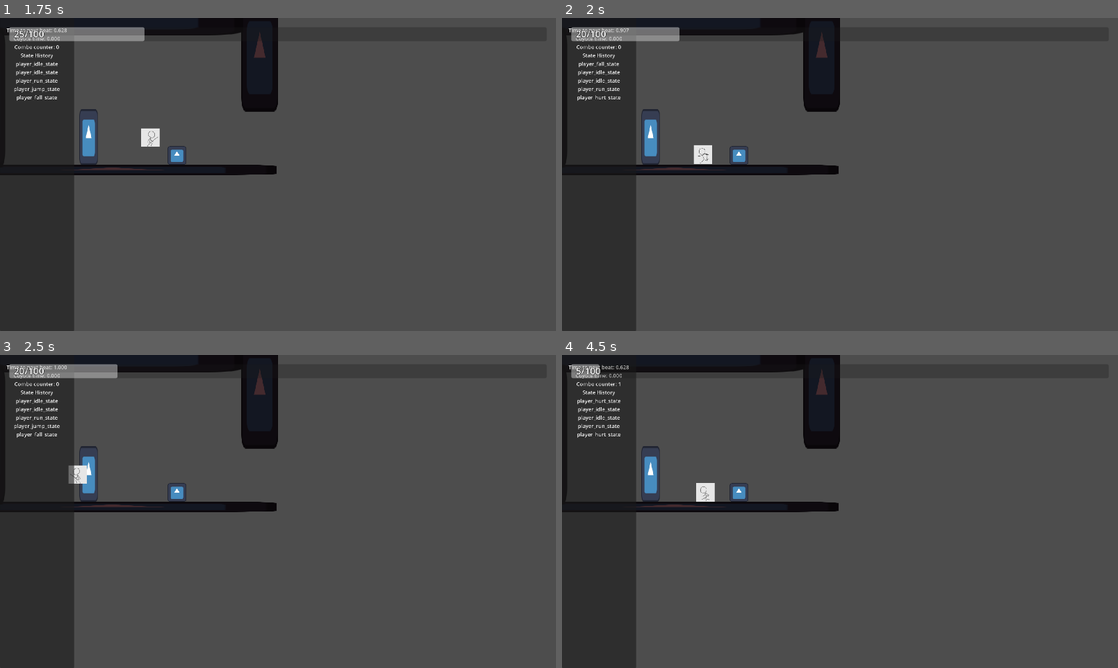
Above: before the commit, frames 1-4 (two rows, left to right).
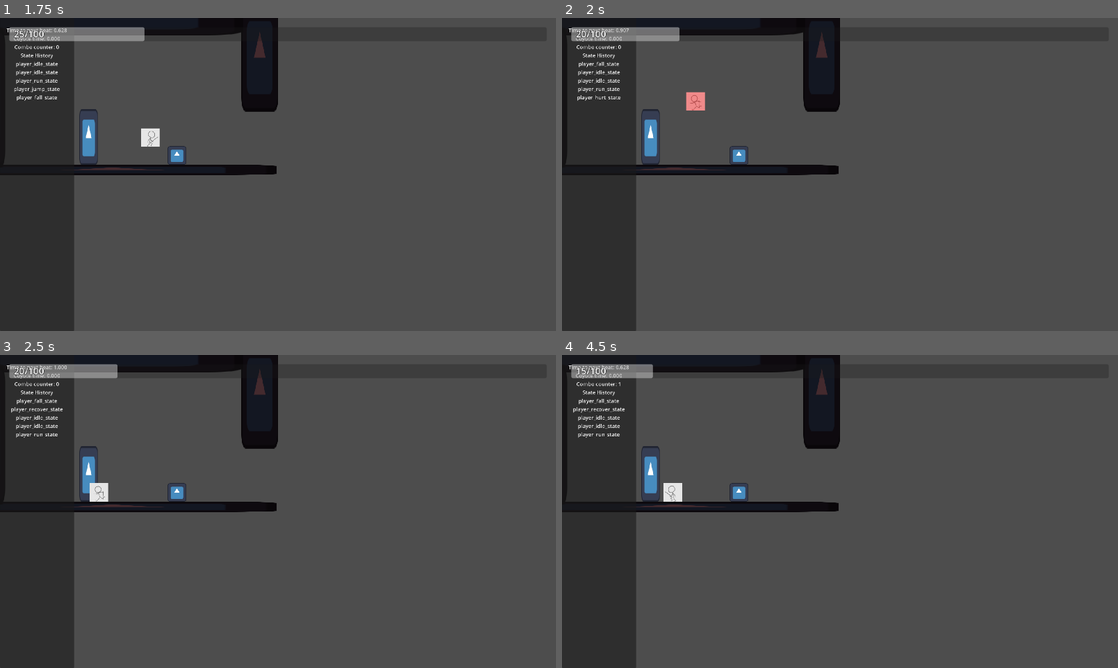
Above: after the commit, the same moments.

Repository: veggie-works/star-gazer
Game: Godot game, scene res://scenes/main.tscn
The game is run twice, just before and just after one commit, with the same random seed, the same clock (stepped at 60 frames per second) and the same inputs. The engine's default icon, where the game draws it, is replaced by a stand-in: a white triangle on a blue panel in a dark square. Sound files missing from this copy of the repository are replaced by a short silence.
Inputs (mouse positions are in pixels of both pictures, inside the frame that each line leads up to):
- Up to frame 1 (1.75 s): click "Start" at 0.5 s; tap Enter at 1.25 s; move the mouse to (400, 158) at 1.27 s; hold Right (move_right) from 1.28 s (still down); hold X (attack) from 1.28 s (still down); click (400, 158) at 1.42 s; tap Z (jump) at 1.52 s; tap L (block) at 1.55 s
- Up to frame 2 (2 s): keep holding Right (move_right); keep holding X (attack); tap Z (jump) at 1.82 s
- Up to frame 3 (2.5 s): move the mouse to (166, 527) at 2.02 s; release Right (move_right) at 2.03 s; release X (attack) at 2.03 s; hold Left (move_left) from 2.03 s (still down); tap L (block) at 2.1 s; tap Z (jump) at 2.27, 2.3 s
- Up to frame 4 (4.5 s): tap Z (jump) at 2.57, 3.77, 4.07 s; move the mouse to (895, 442) at 2.77 s; release Left (move_left) at 2.78 s; hold Z (jump) 2.78-3.53 s; hold Right (move_right) 2.78-4.28 s; tap X (attack) at 3.05, 3.6 s; move the mouse to (812, 574) at 3.52 s; click (812, 574) at 3.67 s; tap L (block) at 3.8 s; move the mouse to (1006, 558) at 4.27 s; hold Left (move_left) from 4.28 s (still down); hold L (block) from 4.28 s (still down)

Frame 1 is identical in both runs. In frame 2, 0.4% of the frame differs, in the area x 22-27%, y 23-47%; in frame 3, 0.7%; in frame 4, 1.1%, in the area x 2-28%, y 2-47%.

Commit message:
Gain some health back on perfect recovery, flash when hurt

Diff:
--- a/project.godot
+++ b/project.godot
@@ -61,7 +61,7 @@
 "events": [Object(InputEventKey,"resource_local_to_scene":false,"resource_name":"","device":-1,"window_id":0,"alt_pressed":false,"shift_pressed":false,"ctrl_pressed":false,"meta_pressed":false,"pressed":false,"keycode":0,"physical_keycode":76,"key_label":0,"unicode":108,"echo":false,"script":null)
 ]
 }
-dash={
+dodge={
 "deadzone": 0.5,
 "events": [Object(InputEventKey,"resource_local_to_scene":false,"resource_name":"","device":-1,"window_id":0,"alt_press …(182 unchanged characters)…
 ]
--- a/resources/shaders/color_key.gdshader
+++ b/resources/shaders/color_key_flash.gdshader
@@ -4,16 +4,18 @@
 uniform vec3 key_color: source_color = vec3(1.0, 0.0, 1.0);
 // The color to replace the keyed pixels with
 uniform vec3 replace_color: source_color = vec3(1.0);
-
-void vertex() {
-	// Called for every vertex the material is visible on.
-}
+// The color when flashing
+uniform vec3 flash_color: source_color = vec3(1.0);
+// The amount to flash
+uniform float flash_amount: hint_range(0.0, 1.0) = 0.0;
 
 void fragment() {
 	vec4 color = texture(TEXTURE, UV);
 	if (color.rgb == key_color) {
-		COLOR = vec4(replace_color, 1.0);
-	} else {
-		COLOR = color;
+		color = vec4(replace_color, 1.0);
 	}
+
+	color = mix(color, vec4(flash_color, 1.0), flash_amount);
+
+	COLOR = color;
 }
--- /dev/null
+++ b/resources/shaders/flash.gdshader
@@ -0,0 +1,12 @@
+shader_type canvas_item;
+
+// The color when flashing
+uniform vec3 flash_color: source_color = vec3(1.0);
+// The amount to flash
+uniform float flash_amount: hint_range(0.0, 1.0) = 0.0;
+
+void fragment() {
+	vec4 color = texture(TEXTURE, UV);
+	color = mix(color, vec4(flash_color, 1.0), flash_amount);
+	COLOR = color;
+}
--- a/scenes/actors/enemies/test_enemy.tscn
+++ b/scenes/actors/enemies/test_enemy.tscn
@@ -16,7 +16,8 @@
 
 [node name="damage_area" parent="." index="5" instance=ExtResource("2_00lbh")]
 weapon = ExtResource("4_so4oa")
-attack_angle = 135.0
+attack_force = 1500.0
+attack_angle = 110.0
 
 [node name="sprite" parent="damage_area" index="1"]
 visible = false
--- a/scenes/actors/grounded/player/player.tscn
+++ b/scenes/actors/grounded/player/player.tscn
@@ -9,17 +9,25 @@
 [ext_resource type="Texture2D" uid="uid://enyiaq7jeojg" path="res://assets/art/actors/player/run3.png" id="7_fjjlt"]
 [ext_resource type="Texture2D" uid="uid://jga4ofmoqxd6" path="res://assets/art/actors/player/run4.png" id="8_1sfcy"]
 [ext_resource type="Texture2D" uid="uid://bxcdsdwsea3h4" path="res://assets/art/actors/player/run5.png" id="9_1urep"]
-[ext_resource type="Shader" path="res://resources/shaders/color_key.gdshader" id="10_6bfho"]
 [ext_resource type="Script" path="res://scripts/fsm/actors/player/player_fsm.gd" id="10_q18np"]
+[ext_resource type="Shader" path="res://resources/shaders/color_key_flash.gdshader" id="11_0p73h"]
 [ext_resource type="PackedScene" uid="uid://bda0m15iq5yhd" path="res://scenes/actors/behaviors/health_manager.tscn" id="11_xerj3"]
 [ext_resource type="Script" path="res://scripts/fsm/actors/player/player_idle_state.gd" id="12_2ynoo"]
 [ext_resource type="Script" path="res://scripts/actors/behaviors/recoil_manager.gd" id="12_evo3r"]
 [ext_resource type="Script" path="res://scripts/fsm/actors/player/player_run_state.gd" id="13_dg6tn"]
 [ext_resource type="Script" path="res://scripts/actors/grounded/player/combo_manager.gd" id="13_whb5f"]
+[ext_resource type="Script" path="res://scripts/actors/behaviors/flasher.gd" id="14_iulkx"]
 [ext_resource type="Script" path="res://scripts/fsm/actors/player/player_jump_state.gd" id="14_ygy2g"]
 [ext_resource type="Script" path="res://scripts/fsm/actors/player/player_fall_state.gd" id="15_7k3jt"]
 [ext_resource type="Script" path="res://scripts/fsm/actors/player/player_hurt_state.gd" id="18_2rtci"]
 [ext_resource type="Script" path="res://scripts/fsm/actors/player/player_recover_state.gd" id="19_c4jwa"]
+
+[sub_resource type="ShaderMaterial" id="ShaderMaterial_6w3g6"]
+shader = ExtResource("11_0p73h")
+shader_parameter/key_color = Color(1, 0, 1, 1)
+shader_parameter/replace_color = Color(1, 1, 1, 1)
+shader_parameter/flash_color = Color(1, 1, 1, 1)
+shader_parameter/flash_amount = 0.0
 
 [sub_resource type="Animation" id="Animation_fofbs"]
 resource_name = "idle"
@@ -60,9 +68,11 @@
 }
 
 [sub_resource type="ShaderMaterial" id="ShaderMaterial_q0ik5"]
-shader = ExtResource("10_6bfho")
+shader = ExtResource("11_0p73h")
 shader_parameter/key_color = Color(0.901961, 0.901961, 0.901961, 1)
-shader_parameter/replace_color = Color(0.392157, 0.627451, 1, 1)
+shader_parameter/replace_color = Color(1, 0.168627, 0, 1)
+shader_parameter/flash_color = Color(1, 1, 1, 1)
+shader_parameter/flash_amount = 0.0
 
 [sub_resource type="RectangleShape2D" id="RectangleShape2D_4dbvw"]
 size = Vector2(64, 64)
@@ -74,6 +84,7 @@
 size = Vector2(64, 64)
 
 [node name="player" groups=["players"] instance=ExtResource("1_bb35l")]
+material = SubResource("ShaderMaterial_6w3g6")
 collision_layer = 1
 collision_mask = 66
 script = ExtResource("2_d5awl")
@@ -85,6 +96,7 @@
 
 [node name="sprite" parent="." index="1"]
 material = SubResource("ShaderMaterial_q0ik5")
+use_parent_material = true
 texture = ExtResource("3_ud3uo")
 
 [node name="collision" parent="." index="2"]
@@ -101,6 +113,7 @@
 position = Vector2(32, 32)
 
 [node name="health_manager" parent="behaviors" index="0" instance=ExtResource("11_xerj3")]
+unique_name_in_owner = true
 collision_layer = 1
 collision_mask = 64
 max_health = 100.0
@@ -109,16 +122,21 @@
 shape = SubResource("RectangleShape2D_bbvff")
 
 [node name="recoil_manager" type="Node" parent="behaviors" index="1" node_paths=PackedStringArray("state_machine", "recoil_state")]
+unique_name_in_owner = true
 script = ExtResource("12_evo3r")
 state_machine = NodePath("../../fsm")
 recoil_state = NodePath("../../fsm/player_hurt_state")
 
 [node name="combo_manager" type="Node" parent="behaviors" index="2"]
+unique_name_in_owner = true
 script = ExtResource("13_whb5f")
 
-[node name="fsm" parent="." index="5" node_paths=PackedStringArray("combo_manager", "start_state")]
+[node name="flasher" type="Node2D" parent="behaviors" index="3"]
+unique_name_in_owner = true
+script = ExtResource("14_iulkx")
+
+[node name="fsm" parent="." index="5" node_paths=PackedStringArray("start_state")]
 script = ExtResource("10_q18np")
-combo_manager = NodePath("../behaviors/combo_manager")
 start_state = NodePath("player_idle_state")
 
 [node name="player_idle_state" type="Node" parent="fsm" index="0"]
@@ -138,6 +156,7 @@
 
 [node name="player_recover_state" type="Node" parent="fsm" index="5"]
 script = ExtResource("19_c4jwa")
+perfect_recovery_invincibility_time = 4.545
 
 [node name="timers" type="Node" parent="." index="6"]
 
--- a/scenes/fsm/actors/player/player_idle_state.tscn
+++ /dev/null
@@ -1,6 +0,0 @@
-[gd_scene load_steps=2 format=3 uid="uid://trff2xea08ns"]
-
-[ext_resource type="Script" path="res://scripts/fsm/actors/player/player_idle_state.gd" id="1_hbnek"]
-
-[node name="player_idle_state" type="Node"]
-script = ExtResource("1_hbnek")
--- a/scenes/fsm/actors/player/player_jump_state.tscn
+++ /dev/null
@@ -1,6 +0,0 @@
-[gd_scene load_steps=2 format=3 uid="uid://bhcj4mdutvo04"]
-
-[ext_resource type="Script" path="res://scripts/fsm/actors/player/player_jump_state.gd" id="1_5d3uh"]
-
-[node name="player_jump_state" type="Node"]
-script = ExtResource("1_5d3uh")
--- a/scenes/fsm/actors/player/player_run_state.tscn
+++ /dev/null
@@ -1,6 +0,0 @@
-[gd_scene load_steps=2 format=3 uid="uid://dru00p168sdmd"]
-
-[ext_resource type="Script" path="res://scripts/fsm/actors/player/player_run_state.gd" id="1_mn6cc"]
-
-[node name="player_run_state" type="Node"]
-script = ExtResource("1_mn6cc")
--- /dev/null
+++ b/scripts/actors/behaviors/flasher.gd
@@ -0,0 +1,42 @@
+## Controls sprite flashing of a canvas item
+class_name Flasher extends Node2D
+
+## The material of the owner of this flasher
+@onready var owner_material: ShaderMaterial:
+	get:
+		return owner.material
+
+## The duration that the flash will increase to the starting flash color and amount
+var ramp_up_time: float
+
+## The duration that the flash will fade out to transparent
+var ramp_down_time: float
+
+## The highest flash amount value to ramp up to or ramp down from
+var peak_flash_amount: float
+
+## The current time ramping up to the flash color
+var current_ramp_up_time: float
+
+## The current time ramping down to transparent
+var current_ramp_down_time: float
+
+func _process(delta: float) -> void:
+	if current_ramp_up_time < ramp_up_time:
+		var flash_amount: float = Globals.map(current_ramp_up_time / ramp_up_time, 0.0, 1.0, 0.0, peak_flash_amount)
+		owner_material.set_shader_parameter("flash_amount", flash_amount)
+		current_ramp_up_time += delta
+	elif current_ramp_down_time < ramp_down_time:
+		var flash_amount: float = Globals.map(1.0 - current_ramp_down_time / ramp_down_time, 0.0, 1.0, 0.0, peak_flash_amount)
+		owner_material.set_shader_parameter("flash_amount", flash_amount)
+		current_ramp_down_time += delta
+
+## Flash a color for a duration of time
+func flash(color := Color.WHITE, peak_flash_amount: float = 1.0, ramp_down_time: float = 0.25, ramp_up_time: float = 0.0) -> void:
+	owner_material.set_shader_parameter("flash_color", color)
+	owner_material.set_shader_parameter("flash_amount", 0.0)
+	self.peak_flash_amount = peak_flash_amount
+	self.ramp_up_time = ramp_up_time
+	self.ramp_down_time = ramp_down_time
+	current_ramp_up_time = 0.0
+	current_ramp_down_time = 0.0
--- a/scripts/actors/behaviors/health_manager.gd
+++ b/scripts/actors/behaviors/health_manager.gd
@@ -3,11 +3,14 @@
 
 ## The actor's maximum amount of health
 @export var max_health: float = 25
-## Whether the actor is immune to damage
-@export var invincible: bool
 
+
+## The sprite flashing behavior
+@onready var flasher: Flasher = %flasher
 ## The collision shape that triggers a damage event
 @onready var hurt_box: CollisionShape2D = $hurt_box
+## Used to recoil the actor when taking damage
+@onready var recoil_manager: RecoilManager = %recoil_manager
 
 ## Emitted when the actor heals
 signal healed(heal_amount: float)
@@ -17,14 +20,18 @@
 ## The actor's current health value
 var current_health: float = max_health
 
+## The amount of damage most recently taken
+var last_damage_taken: float
+
+## Whether the actor is immune to damage
+var invincible: bool:
+	set(value):
+		hurt_box.set_deferred("disabled", value)
+
 ## Whether the actor is dead
 var is_dead: bool:
 	get:
 		return current_health <= 0
-
-var recoil_manager: RecoilManager:
-	get:
-		return get_node("../recoil_manager")
 
 ## Add to the player's health value
 func add_health(heal_amount: float) -> void:
@@ -41,7 +48,10 @@
 		return
 	var damage_amount: float = attack.weapon.damage
 	current_health = max(0, current_health - damage_amount)
+	last_damage_taken = damage_amount
 	took_damage.emit(attack)
+	if flasher != null:
+		flasher.flash(Color.RED)
 	if is_dead:
 		die()
 		return
--- a/scripts/autoload/audio_manager/audio_manager.gd
+++ b/scripts/autoload/audio_manager/audio_manager.gd
@@ -2,11 +2,9 @@
 
 ## The window of time in which a perfect attack may be executed
 const PERFECT_ATTACK_WINDOW: float = 0.15
-## The window of time in which a perfect dash may be executed
+## The window of time in which a perfect dodge may be executed
 const PERFECT_DODGE_WINDOW: float = 0.2
-## The window of time in which a perfect parry may be executed
-const PERFECT_PARRY_WINDOW: float = 0.1
-## The window of time in which the player may recover from an attack
+## The window of time in which a perfect recovery may be executed
 const PERFECT_RECOVERY_WINDOW: float = 0.15
 
 ## The prefab to instantiate when playing a one shot clip
@@ -48,10 +46,10 @@
 	get:
 		return time_to_next_beat < PERFECT_ATTACK_WINDOW / 2 or beat_length - time_to_next_beat < PERFECT_ATTACK_WINDOW / 2
 
-## Whether a perfect parry was executed
-var perfect_parried: bool:
+## Whether a perfect recover was executed
+var perfect_recovery: bool:
 	get:
-		return time_to_next_beat < PERFECT_PARRY_WINDOW / 2 or beat_length - time_to_next_beat < PERFECT_PARRY_WINDOW / 2
+		return time_to_next_beat < PERFECT_RECOVERY_WINDOW / 2 or beat_length - time_to_next_beat < PERFECT_RECOVERY_WINDOW / 2
 
 func _process(delta: float) -> void:
 	check_downbeat()
@@ -76,7 +74,7 @@
 	audio_player.play()
 
 ## Play a music track, fading out from the current track into the new track
-func play_music(track: MusicTrack, fade_time: float = 5, immediate: bool = false) -> void:
+func play_music(track: MusicTrack, fade_time: float = 2, immediate: bool = false) -> void:
 	# Immediately play music if nothing is currently playing (or if immediate specified)
 	current_track = track
 	if current_music_player.stream == null or immediate:
--- a/scripts/autoload/globals.gd
+++ b/scripts/autoload/globals.gd
@@ -12,7 +12,6 @@
 		var file_name = dir.get_next()
 		while file_name != "":
 			var file_path = "%s/%s" % [search_dir, file_name]
-			print("File path: ", file_path)
 			if dir.current_is_dir():
 				return find_scene_by_type(type, file_path)
 			else:
@@ -20,7 +19,10 @@
 				var scene_state: SceneState = packed_scene.get_state()
 				for i in range(0, scene_state.get_node_property_count(0)):
 					var prop_value = scene_state.get_node_property_value(0, i)
-					print("Prop val: ", JSON.stringify(prop_value))
 					if prop_value is GDScript and prop_value == type:
 						return packed_scene
 	return null
+
+## Map a range of inputs to another
+func map(value: float, in_min: float, in_max: float, out_min: float, out_max: float) -> float:
+	return (value + in_min) * (out_max - out_min) / (in_max - in_min) + out_min;
--- a/scripts/fsm/actors/player/player_fsm.gd
+++ b/scripts/fsm/actors/player/player_fsm.gd
@@ -1,7 +1,7 @@
 ## Player-specific finite state machine
 class_name PlayerFSM extends StateMachine
 
-@export var combo_manager: ComboManager
+@onready var combo_manager: ComboManager = %combo_manager
 
 func _ready() -> void:
 	combo_manager.combo_started.connect(on_combo_start)
@@ -19,11 +19,6 @@
 			combo_manager.increment_combo()
 		else:
 			combo_manager.reset_combo()
-	elif event.is_action_pressed("block"):
-		if AudioManager.perfect_parried:
-			print("PERFECT PARRY")
-		else:
-			print("normal block")
 
 ## Callback for when a combo is started
 func on_combo_start() -> void:
--- a/scripts/fsm/actors/player/player_hurt_state.gd
+++ b/scripts/fsm/actors/player/player_hurt_state.gd
@@ -1,30 +1,25 @@
 ## Player damaged state
 class_name PlayerHurtState extends PlayerState
 
-## The health manager's hit box
-var hurt_box: CollisionShape2D
+## The duration of invincibility gained when taking damage
+@export var invincibility_time: float = 1
+
+## The player's health manager
+@onready var health_manager: HealthManager = %health_manager
 
 func _ready() -> void:
-	# My body is ready
-	await body.ready
-	hurt_box = body.get_node("behaviors/health_manager/hurt_box")
 	body.landed.connect(on_land)
 
 func enter() -> void:
 	# animator.play("hurt")
-	body.disable_input = true
-	if hurt_box != null:
-		hurt_box.set_deferred("disabled", true)
+	health_manager.invincible = true
+	await get_tree().create_timer(invincibility_time).timeout
+	health_manager.invincible = false
 
 func update(delta: float) -> void:
 	if Input.is_action_just_pressed("block"):
 		fsm.transition_to(PlayerRecoverState)
 
-func exit() -> void:
-	body.disable_input = false
-	if hurt_box != null:
-		hurt_box.disabled = false
-
 ## Callback for when the player lands during the hurt state
 func on_land() -> void:
 	fsm.transition_to(PlayerIdleState)
--- a/scripts/fsm/actors/player/player_recover_state.gd
+++ b/scripts/fsm/actors/player/player_recover_state.gd
@@ -1,9 +1,25 @@
 ## Player recovery state
 class_name PlayerRecoverState extends PlayerState
 
+## The duration of invincibility granted to the player after a perfect recovery
+@export var perfect_recovery_invincibility_time: float = 1
+
+## The health manager on the player
+@onready var health_manager: HealthManager = %health_manager
+
 func enter() -> void:
-	pass
+	if AudioManager.perfect_recovery:
+		perfect_recovery()
 	body.velocity = Vector2.ZERO
 	#animator.play("recover")
 	#await animator.animation_finished
 	fsm.transition_to(PlayerFallState)
+
+## Perform a perfect recovery
+func perfect_recovery() -> void:
+	print("PERFECT RECOVERY")
+	health_manager.add_health(health_manager.last_damage_taken * 0.25)
+	health_manager.invincible = true
+	await get_tree().create_timer(perfect_recovery_invincibility_time).timeout
+	print("CANCEL INVINCIBILITY")
+	health_manager.invincible = false
--- a/scripts/ui/debug_panel/debug_panel.gd
+++ b/scripts/ui/debug_panel/debug_panel.gd
@@ -11,6 +11,7 @@
 		if len(players) > 0 and players[0] is Player:
 			return players[0]
 		return null
+
 ## The player instance's state machine
 var player_fsm: PlayerFSM:
 	get:
Not shown: 1 places in scenes/actors/grounded/player/player.tscn that only renumber resources
